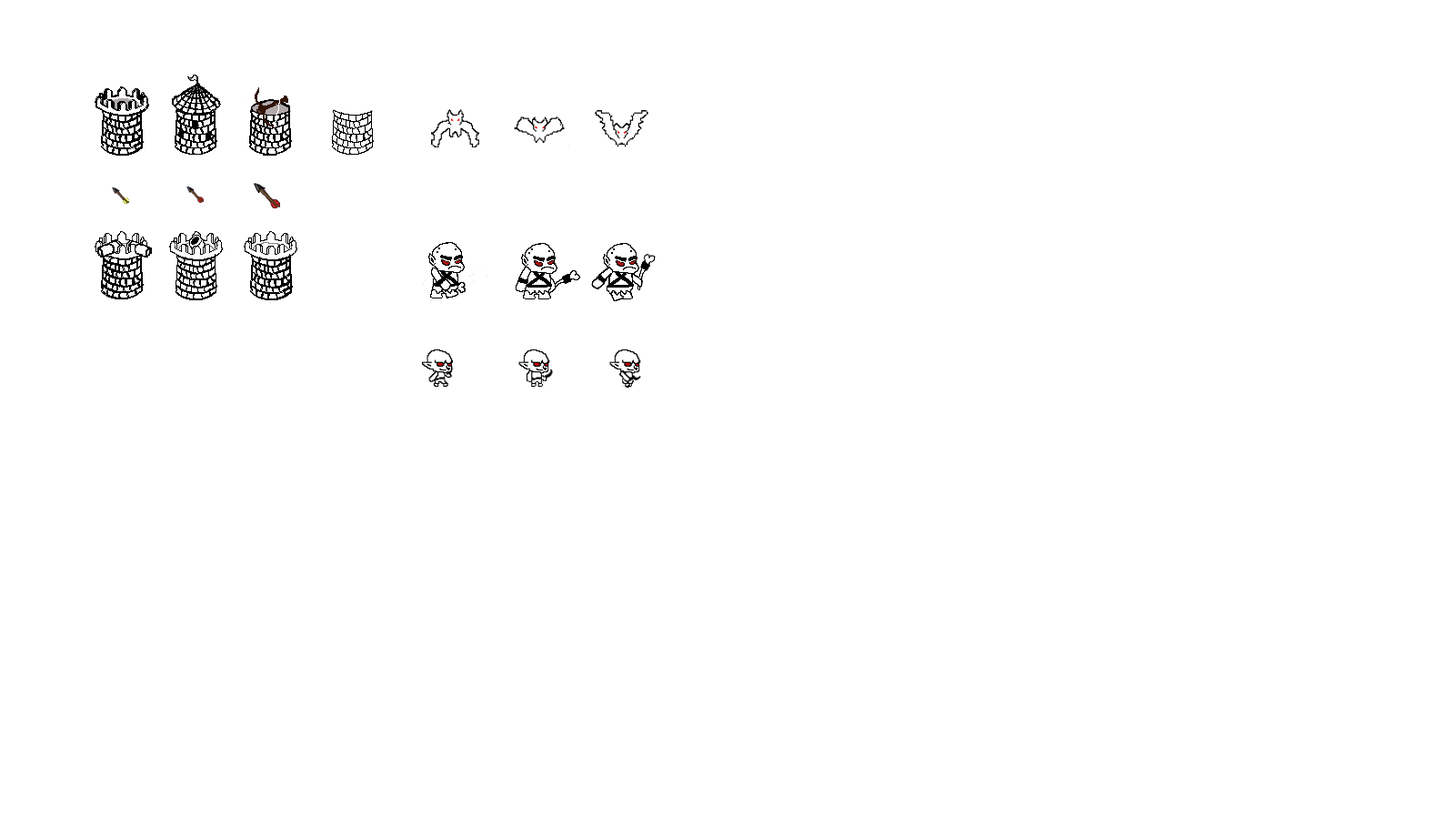
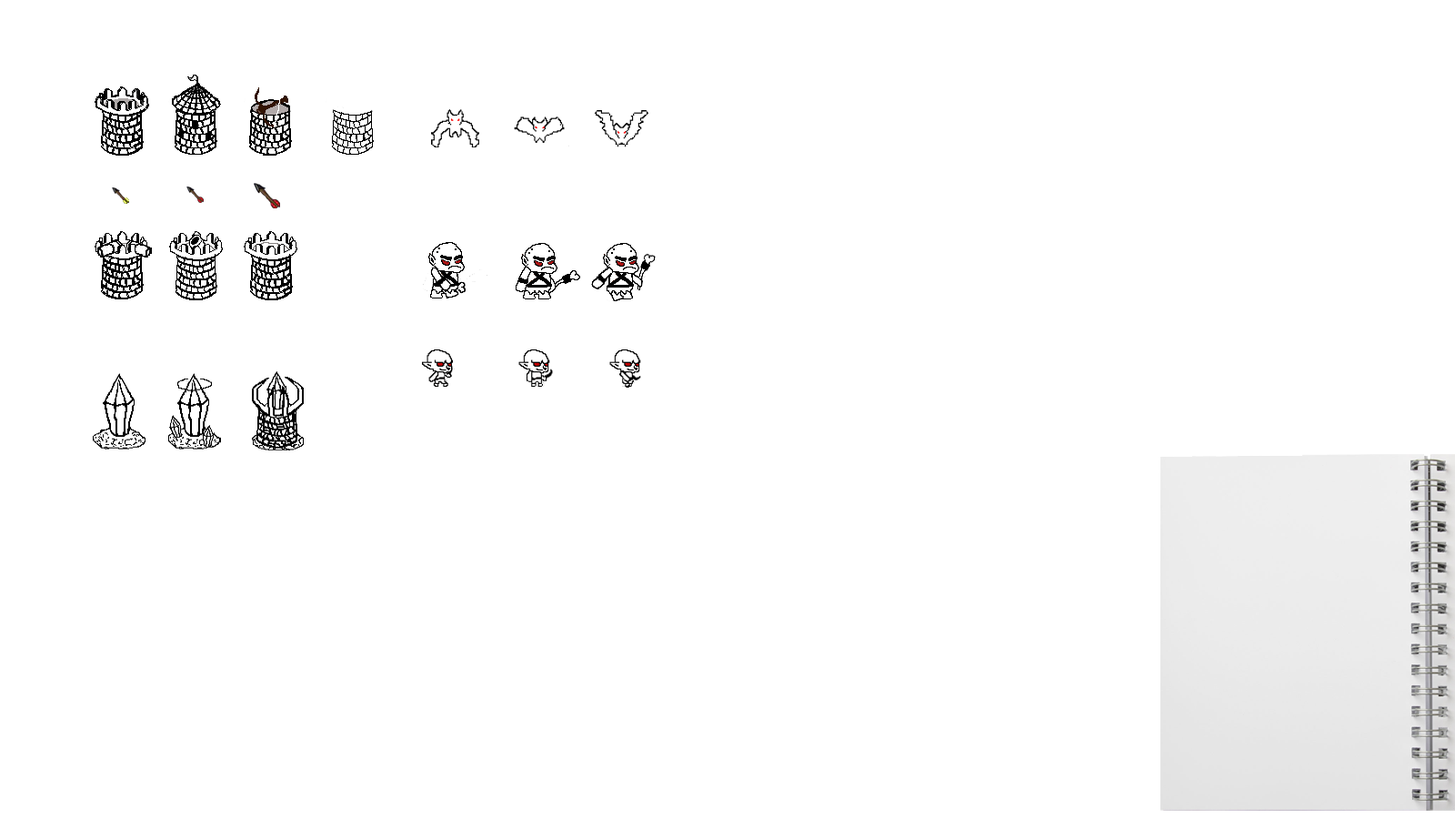
Layered file, before and after one edit (1455x819). Changes by layer:
renamed "Layer 13" to "Layer 22", painted on it over [92, 231, 1455, 811]
